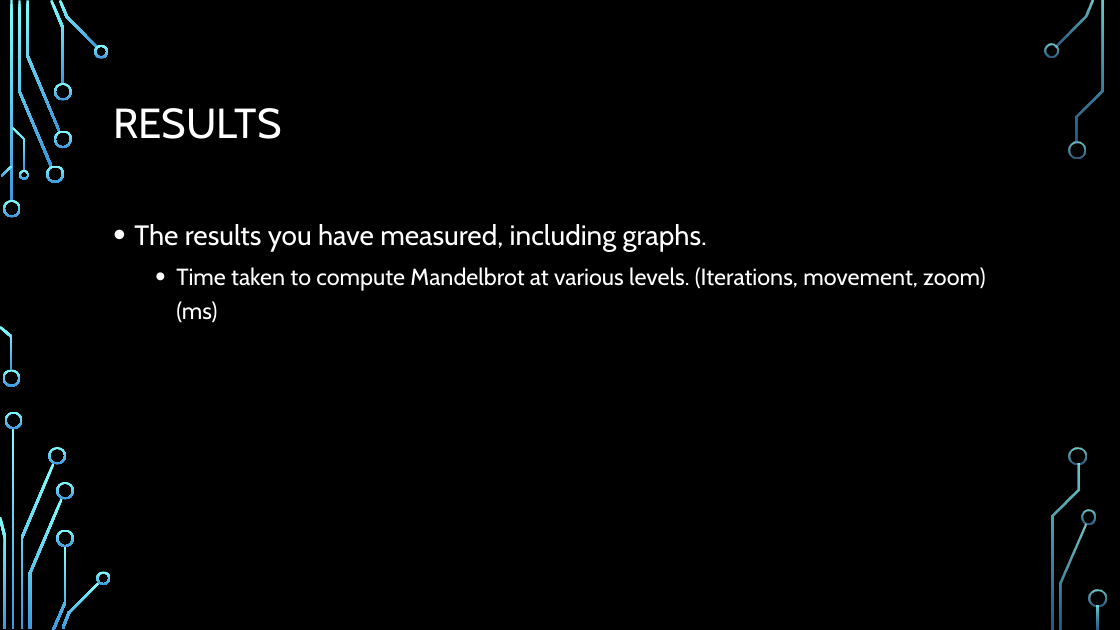
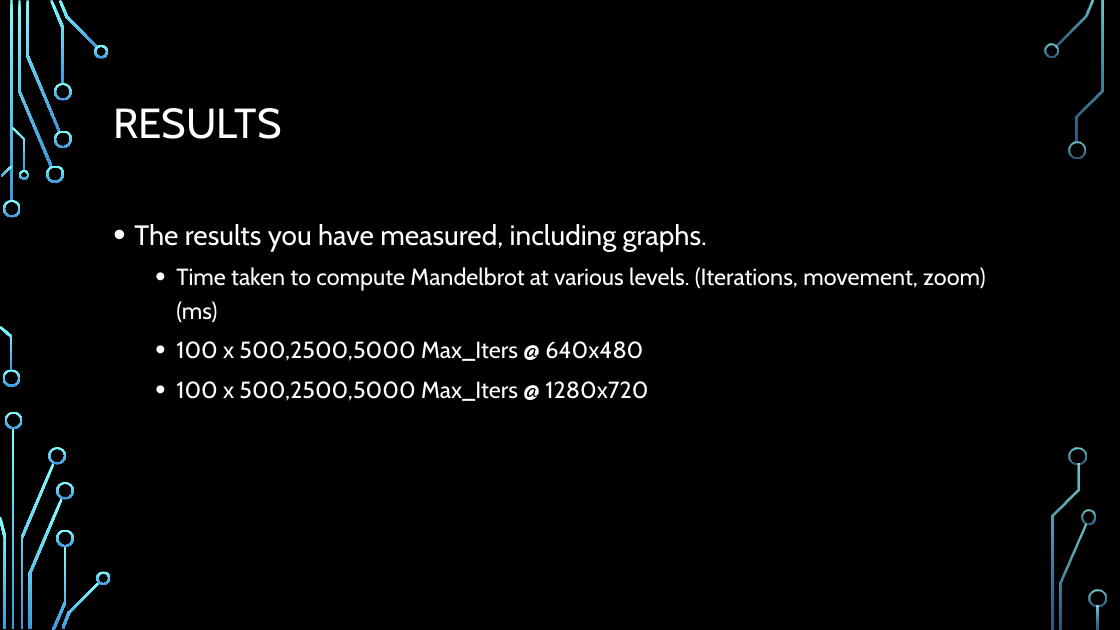
Before and after one commit to Shorte240/DSaA-Submission, a slide deck: slide 7 of CMP202 Assessment.pptx (slide 4 before the commit). Drawn at 1120x630 pixels with LibreOffice and Linux fonts; fonts in the diff are those of the drawing; background and template pictures are left out. Boxes give left, top, right and bottom in pixels: in the first picture for what was removed or moved away, otherwise in the second. Text is boxed around its words. In the diff, an @@ line names an element or a change of style, - is before the commit and + after.

```diff
--- a/CMP202 Assessment.pptx
+++ b/CMP202 Assessment.pptx
@@ text at (176,341,648,401): paragraphs added @@
+  • 100 x 500,2500,5000 Max_Iters @ 640x480
+  • 100 x 500,2500,5000 Max_Iters @ 1280x720
```
Also in this commit, not shown: 6 other slides changed, 2 other files.
